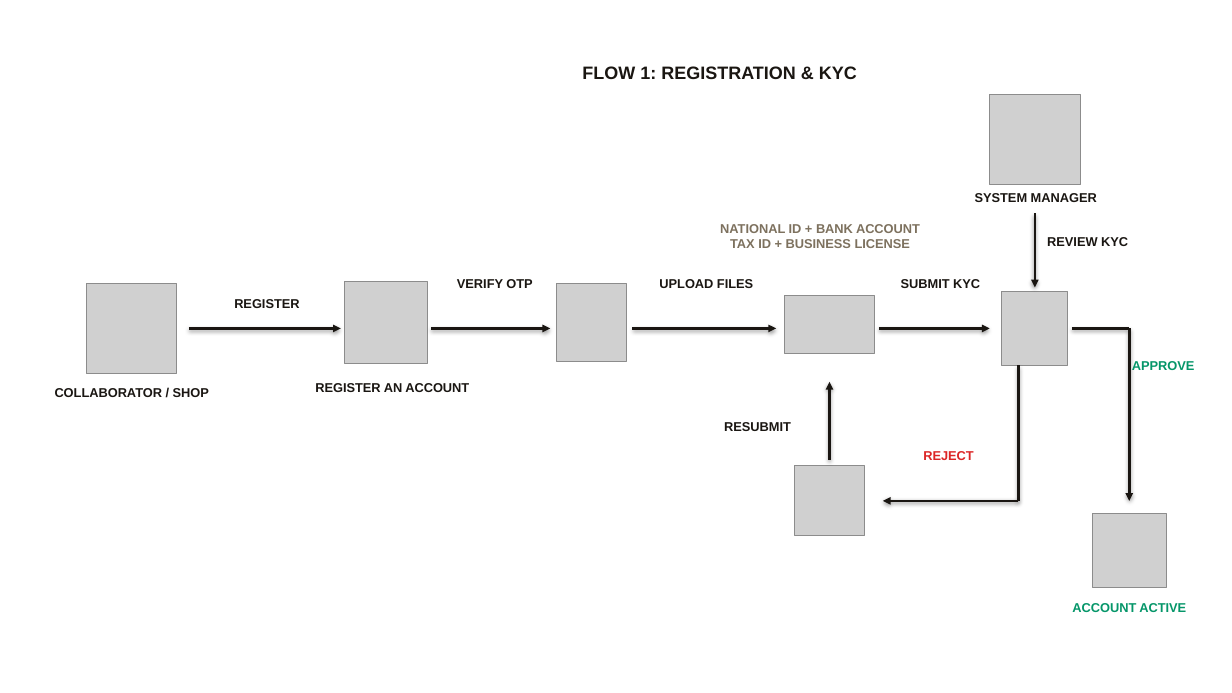
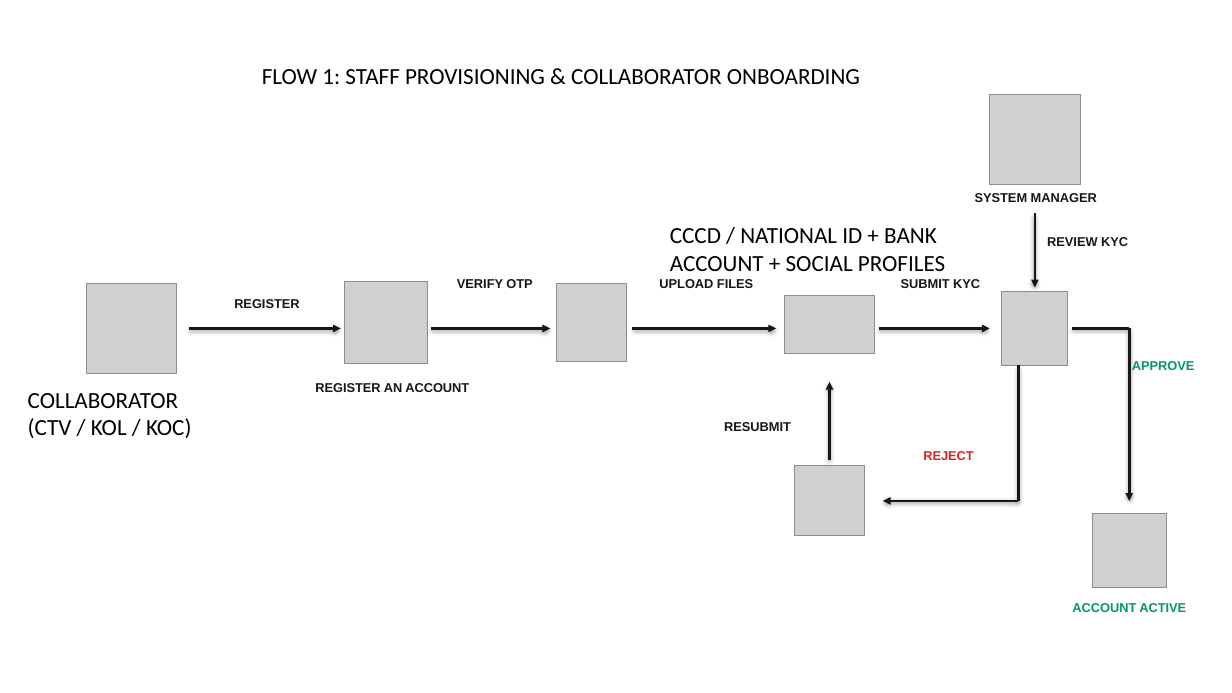
Before and after one commit to thang-nt25/SCANMS-project-capstone-fall26, a slide deck: slide 6 of docs/review 2/FA26SE032_R2_Slide.pptx. Drawn at 1232x693 pixels with LibreOffice and Linux fonts; fonts in the diff are those of the drawing; grey boxes stand for pictures; background and template pictures are left out. Boxes give left, top, right and bottom in pixels: in the first picture for what was removed or moved away, otherwise in the second. Text is boxed around its words. In the diff, an @@ line names an element or a change of style, - is before the commit and + after.

```diff
--- a/docs/review 2/FA26SE032_R2_Slide.pptx
+++ b/docs/review 2/FA26SE032_R2_Slide.pptx
@@ text at (x1=262, y1=69, x2=860, y2=84): text changed; size 14 to 18 pt; font Arial to Calibri; text colour #1A1612 to #000000; bold off @@
-FLOW 1: REGISTRATION & KYC
+FLOW 1: STAFF PROVISIONING & COLLABORATOR ONBOARDING
@@ text at (x1=670, y1=228, x2=945, y2=271): text changed; size 10 to 18 pt; font Arial to Calibri; text colour #7D715E to #000000; bold off @@
-NATIONAL ID + BANK ACCOUNT
-TAX ID + BUSINESS LICENSE
+CCCD / NATIONAL ID + BANK ACCOUNT + SOCIAL PROFILES
@@ text at (x1=28, y1=393, x2=191, y2=438): text changed; size 10 to 18 pt; font Arial to Calibri; text colour #1A1612 to #000000; bold off @@
-COLLABORATOR / SHOP
+COLLABORATOR (CTV / KOL / KOC)
```
Also in this commit, not shown: 10 other slides changed, 26 other files.
